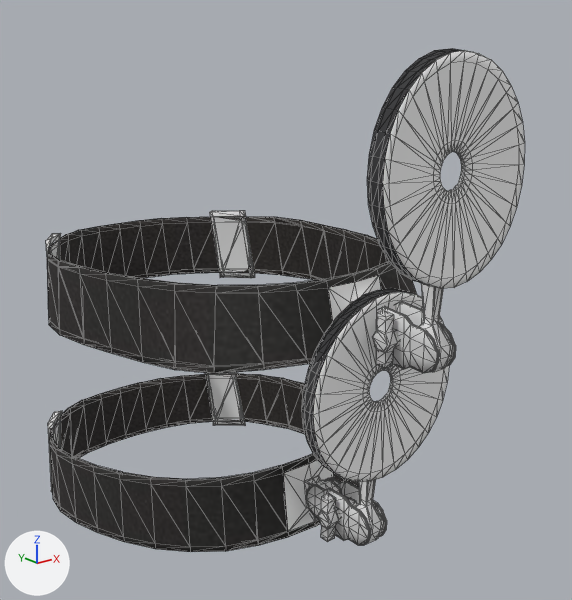
The glTF model packages/3d-avatar-maker/assets/models/packs/3d-avatar-maker-wardrobe-accessories/outfit-punkduck_head_mirror.glb: old version first, new version second.
Both versions are drawn from a 50 mm lens placed at (-0.209, -0.364, 1.825), pointed at (0.018, -0.081, 1.712). The axes (+X, +Y, +Z) are drawn at lower left. The lights are the same throughout. The older version comes first. Both versions are drawn at full value of the shape key 'race_halforc' of 'male'; the numbers are the values there. Mesh edges are drawn as thin lines. Vertices at exactly the same position are counted once.

Names of what the first picture shows: 'female', 'male'.
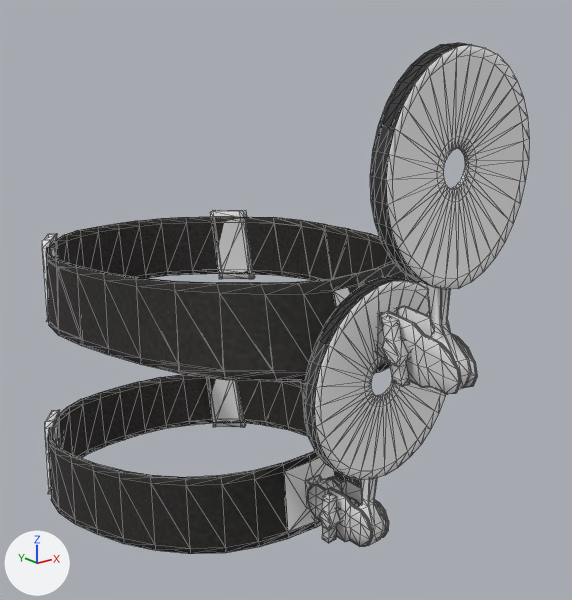
The change, as a list of edits to the scene's bpy script:
```text
Change me_female_038:
    used by ob_female; location = (0.0, 0.0, 0.0)
    remove me_female_038.from_pydata(...)  # 1022 vertices, 2020 faces; spans x -0.076..0.076, y -0.167..0.067, z 1.587..1.739
    add me_female_038.from_pydata(...)  # 1022 vertices, 2020 faces; spans x -0.077..0.076, y -0.168..0.068, z 1.585..1.743
    me_female_038 part 1: the loose piece of 320 vertices spanning x -0.038..0.037, y -0.167..-0.16, z 1.661..1.739 is scaled about its middle by (1, 1.01, 1.04), then moved by (0.0, -0.001, 0.003)
    me_female_038 part 2: the loose piece of 56 vertices spanning x -0.004..0.004, y -0.164..-0.151, z 1.628..1.68 is scaled about its middle by (1.01, 1.01, 1.04), then moved by (0.0, -0.001, 0.001)
    me_female_038 part 3: 28 of 1022 vertices moved; they spanned x -0.067..-0.049, y 0.022..0.044, z 1.588..1.63 and now span x -0.068..-0.05, y 0.022..0.045, z 1.586..1.631; mean shift (-0.001, 0.001, 0.0); largest move (-0.056, 0.039, 1.588) -> (-0.057, 0.041, 1.587)
    other edits to the shape of me_female_038 do not show in these pictures
Change me_male_038:
    used by ob_male; location = (0.0, 0.0, 0.0)
    remove me_male_038.from_pydata(...)  # 1022 vertices, 2020 faces; spans x -0.075..0.075, y -0.196..0.054, z 1.694..1.826
    add me_male_038.from_pydata(...)  # 1022 vertices, 2020 faces; spans x -0.076..0.076, y -0.205..0.055, z 1.693..1.828
    me_male_038 part 4: the loose piece of 320 vertices spanning x -0.036..0.035, y -0.196..-0.188, z 1.748..1.826 is multiplied about its middle by the matrix ((1.01, -0.001, -0.001), (0.001, 1.01, -0.017), (0.001, 0.017, 1.01)), then moved by (0.0, -0.002, 0.001)
    me_male_038 part 5: the loose piece of 104 vertices spanning x 0.003..0.005, y -0.195..-0.153, z 1.713..1.735 is multiplied about its middle by the matrix ((1.006, 0.001, 0.0), (-0.036, 1.156, 0.269), (0.035, 0.036, 1.128)), then moved by (0.0, -0.006, -0.003)
    me_male_038 part 6: the loose piece of 104 vertices spanning x -0.005..-0.004, y -0.195..-0.153, z 1.713..1.735 is multiplied about its middle by the matrix ((1.005, -0.001, -0.001), (0.055, 1.161, 0.267), (-0.035, 0.035, 1.128)), then moved by (0.0, -0.006, -0.003)
    me_male_038 part 7: 473 of 1022 vertices moved; they spanned x -0.075..0.075, y -0.194..0.054, z 1.694..1.768 and now span x -0.076..0.076, y -0.204..0.055, z 1.693..1.768; mean shift (0.0, -0.002, -0.001); largest move (-0.002, -0.192, 1.716) -> (-0.002, -0.202, 1.712)
```

Changed parts and their boxes (x1, y1, x2, y2) in the pictures (572 x 600 px; the box of a moved part takes in the faces that stretch with it):
'male', reshaped (8% taller): before (46, 48, 525, 374); after (42, 43, 529, 394)
'female', reshaped: before (48, 288, 449, 552); after (45, 276, 450, 554)
part 1 of me_female_038, moved or reshaped: before (302, 288, 449, 482); after (303, 276, 450, 480)
part 2 of me_female_038, moved or reshaped: before (355, 480, 383, 544); after (358, 478, 385, 545)
part 3 of me_female_038, moved or reshaped: before (48, 411, 62, 492); after (45, 410, 60, 494)
part 4 of me_male_038, moved or reshaped: before (367, 48, 525, 289); after (370, 43, 529, 290)
part 5 of me_male_038, moved or reshaped: before (395, 301, 456, 366); after (396, 306, 477, 388)
part 6 of me_male_038, moved or reshaped: before (375, 306, 439, 373); after (376, 311, 461, 394)
part 7 of me_male_038, moved or reshaped: before (46, 211, 452, 374); after (42, 210, 471, 390)
